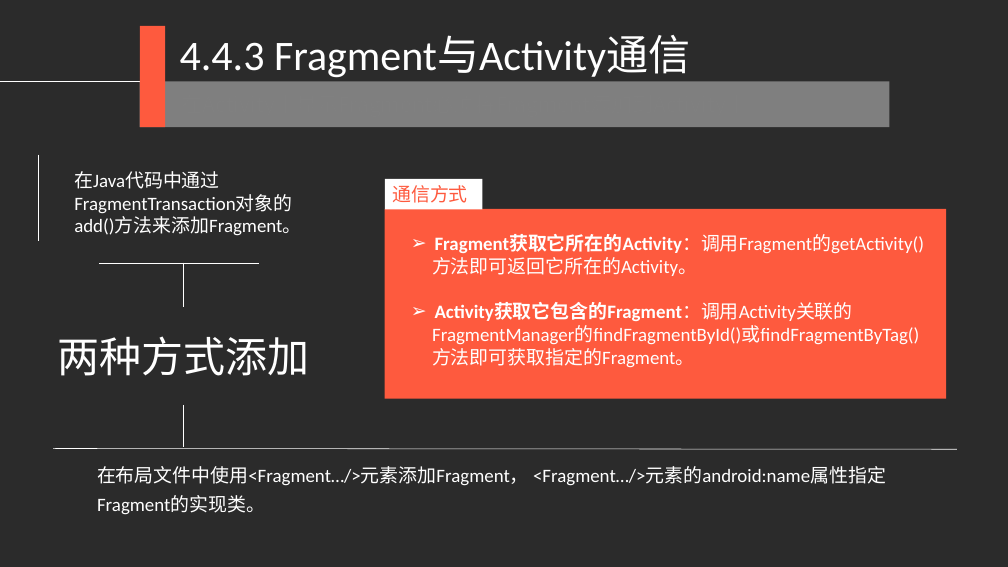
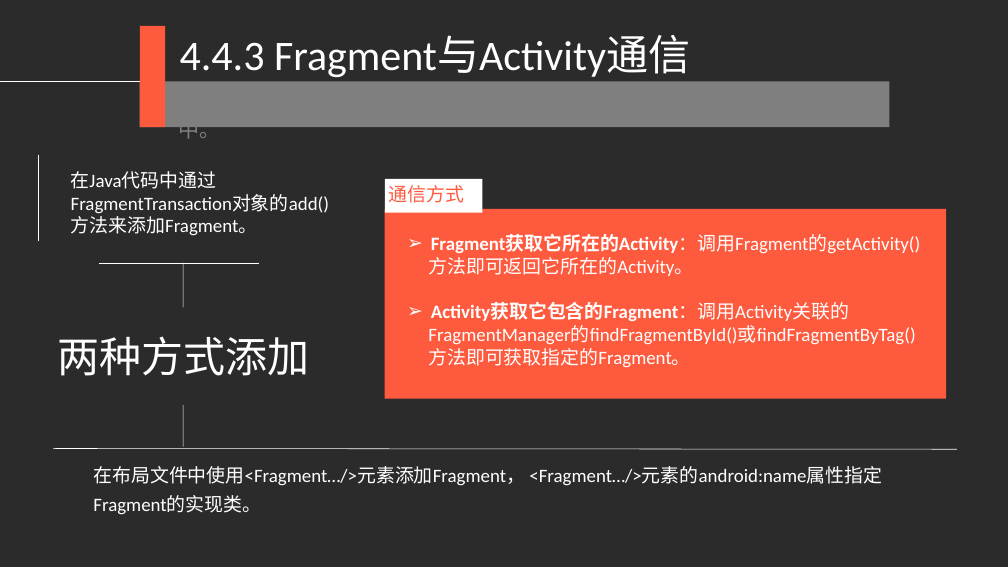
Before and after one commit to djuanbei/18Android1, a slide deck: slide 19 of ppt/ch4.pptx. Drawn at 1008x567 pixels with LibreOffice and Linux fonts; fonts in the diff are those of the drawing; background and template pictures are left out; a plain dark background stands for a picture behind light text. Boxes give left, top, right and bottom in pixels: in the first picture for what was removed or moved away, otherwise in the second. Text is boxed around its words. In the diff, an @@ line names an element or a change of style, - is before the commit and + after.

```diff
--- a/ppt/ch4.pptx
+++ b/ppt/ch4.pptx
@@ text "在Activity中显示Fragment必须将Fragment添加到Activity中。" rewrapped from bbox=[175, 88, 790, 121] to bbox=[178, 116, 220, 138] @@
@@ text "在Java代码中通过FragmentTransaction对象的add()方法来添加Fragment。" at bbox=[71, 171, 258, 236]: font Calibri to Noto Sans CJK SC in "在Java代码中通过FragmentTransaction对象的add()方法来添加Fragment。" @@
@@ rectangle "通信方式": place and size @@
-rectangle "通信方式" at bbox=[385, 179, 482, 209]
+rectangle "通信方式" at bbox=[385, 179, 482, 213]
@@ text "Fragment获取它所在的Activity：调用Fragment的getActivity()" at bbox=[428, 235, 921, 368]: font Calibri to Noto Sans CJK SC in "Fragment获取它所在的Activity：调用Fragment的getActivity()", "方法即可返回它所在的Activity。", "Activity获取它包含的Fragment：调用Activity关联的", "FragmentManager的findFragmentById()或findFragmentByTag()" and 1 more places @@
@@ text "在布局文件中使用<Fragment…/>元素添加Fragment， <Fragment…/>元素的android:nam ..." at bbox=[93, 466, 882, 515]: font Calibri to Noto Sans CJK SC in "在布局文件中使用<Fragment…/>元素添加Fragment， <Fragment…/>元素的android:nam ..." @@
```
Also in this commit, not shown: 23 other slides changed, 1 slide added.
